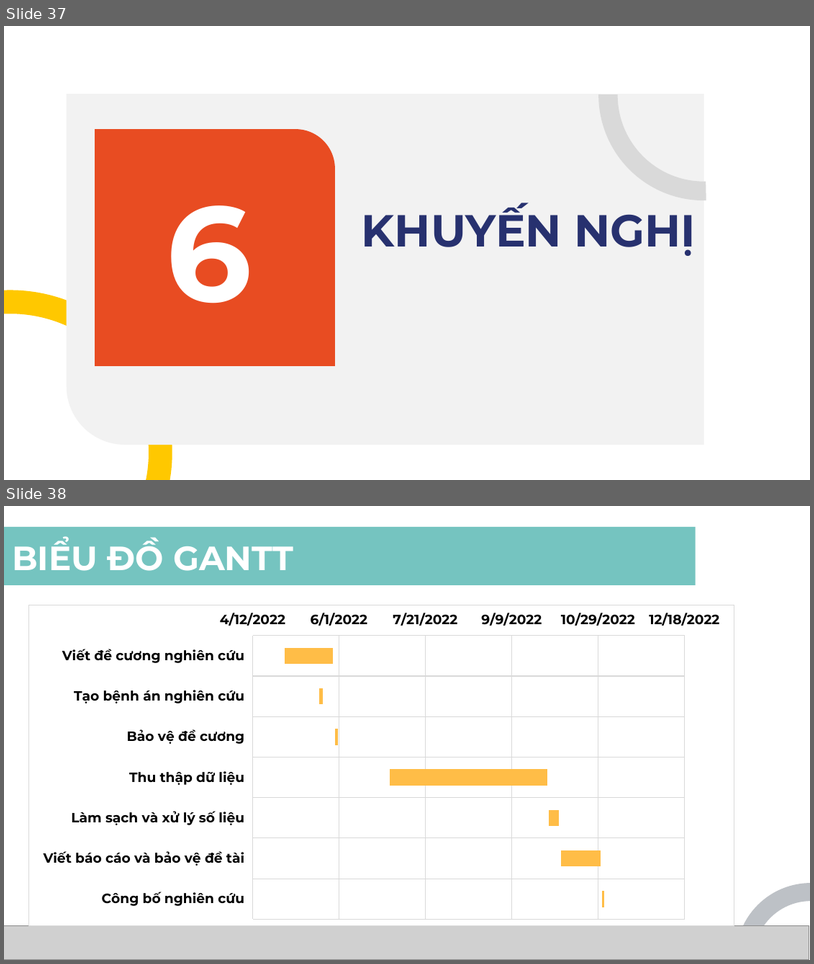
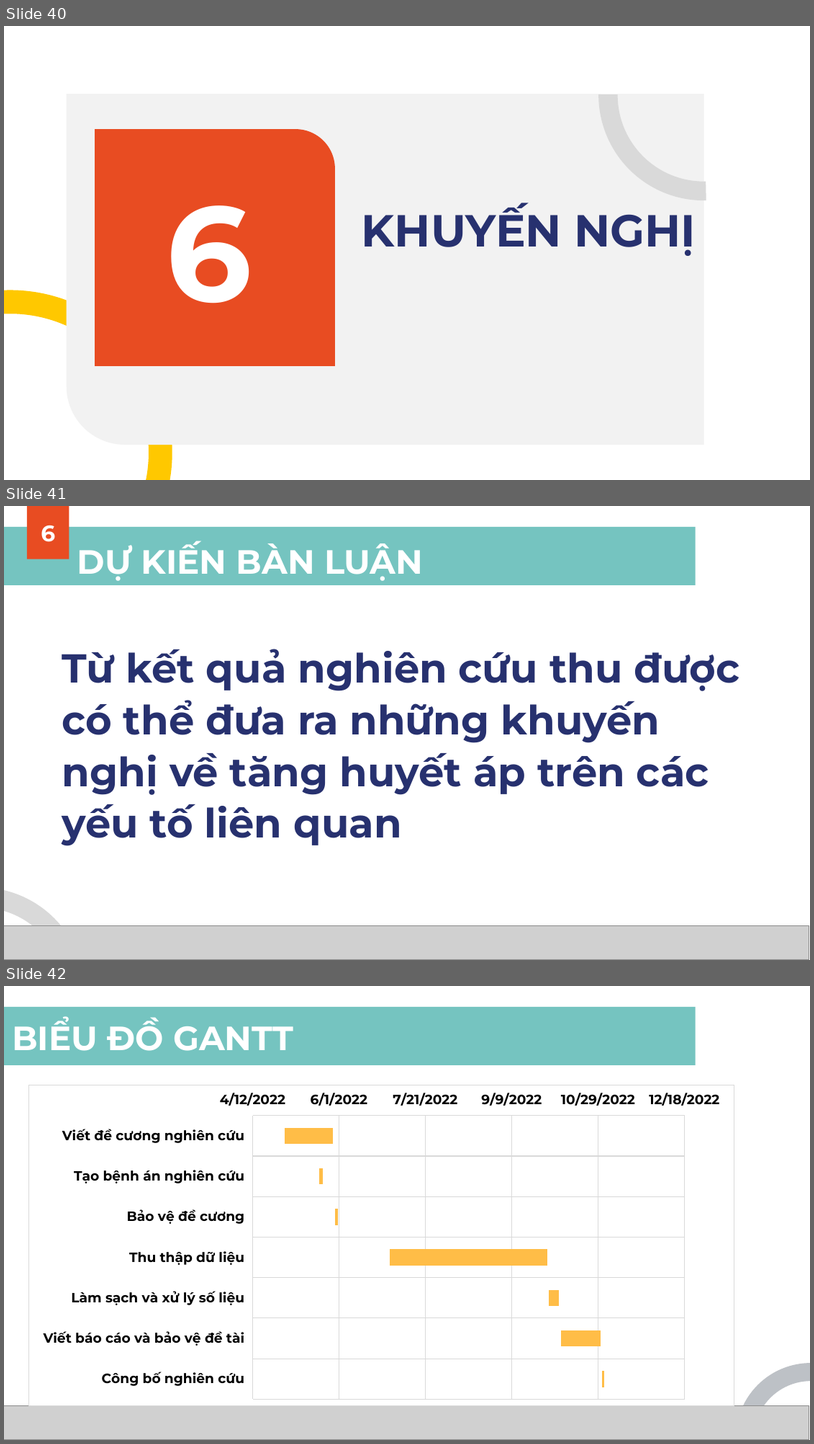
Before and after one commit to MedPocket/HPMUDocs-2021, a slide deck: Nghien-cuu-khoa-hoc/Nhom-4_K39C_Thuyet-trinh-NCKH.pptx. Shown one above the other, each under a label of ours: slides 37 and 38 before the commit, slides 40, 41 and 42 after it. The pictures are 814x964 and 814x1444 pixels, drawn with LibreOffice and Linux fonts; fonts in the diff are those of the drawing; grey boxes stand for pictures; background and template pictures are left out. Boxes give left, top, right and bottom in pixels: in the first picture for what was removed or moved away, otherwise in the second. Text is boxed around its words. In the diff, an @@ line names an element or a change of style, - is before the commit and + after.

```diff
--- a/Nghien-cuu-khoa-hoc/Nhom-4_K39C_Thuyet-trinh-NCKH.pptx
+++ b/Nghien-cuu-khoa-hoc/Nhom-4_K39C_Thuyet-trinh-NCKH.pptx
@@ slide 41 added at [4, 506, 810, 960], background #FFFFFF; not listed: 1 template element that a slide beside it also shows @@
@@ rectangle added at [27, 506, 70, 559], fill #E84C22, 20 pt, text #FFFFFF, bold @@
+6
@@ title added at [77, 541, 423, 581], 30 pt, text #FFFFFF, bold @@
+DỰ KIẾN BÀN LUẬN
@@ text added at [62, 649, 741, 846], 36 pt, text #27316F, bold @@
+Từ kết quả nghiên cứu thu được có thể đưa ra những khuyến nghị về tăng huyết áp trên các yếu tố liên quan
@@ arch (boxed as its full ring) added at [4, 864, 108, 960], fill #D9D9D9 @@
@@ picture added at [4, 925, 810, 959] @@
@@ what was slide 37 is now slide 40 @@
@@ what was slide 38 is now slide 42 @@
```
Also in this commit, not shown: 6 slides changed, 4 other slides added, 1 slide removed, 1 other file.
